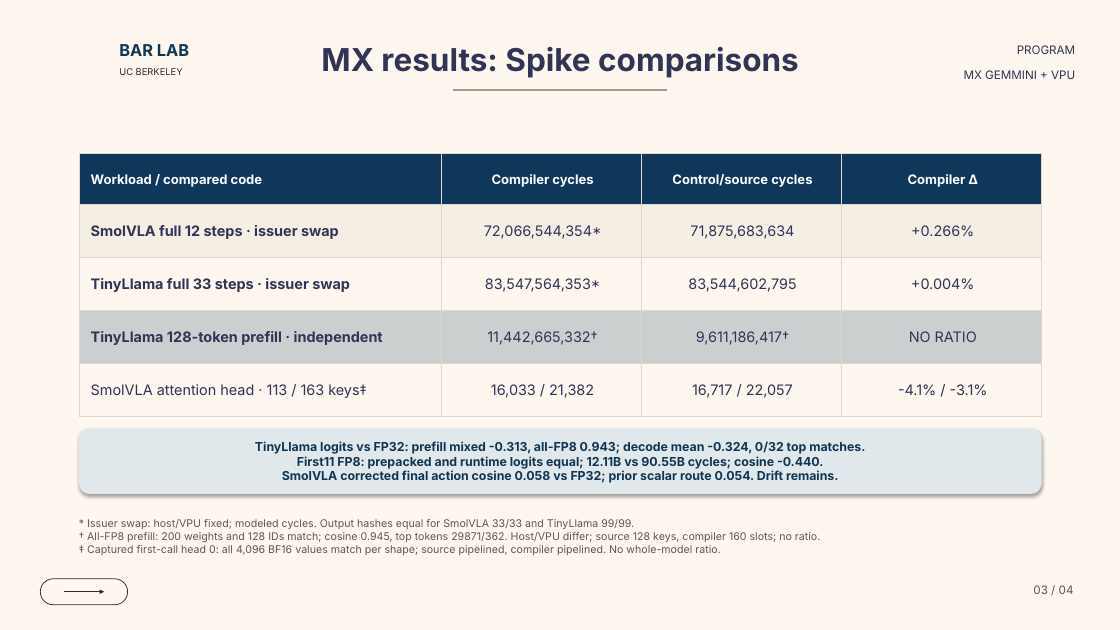
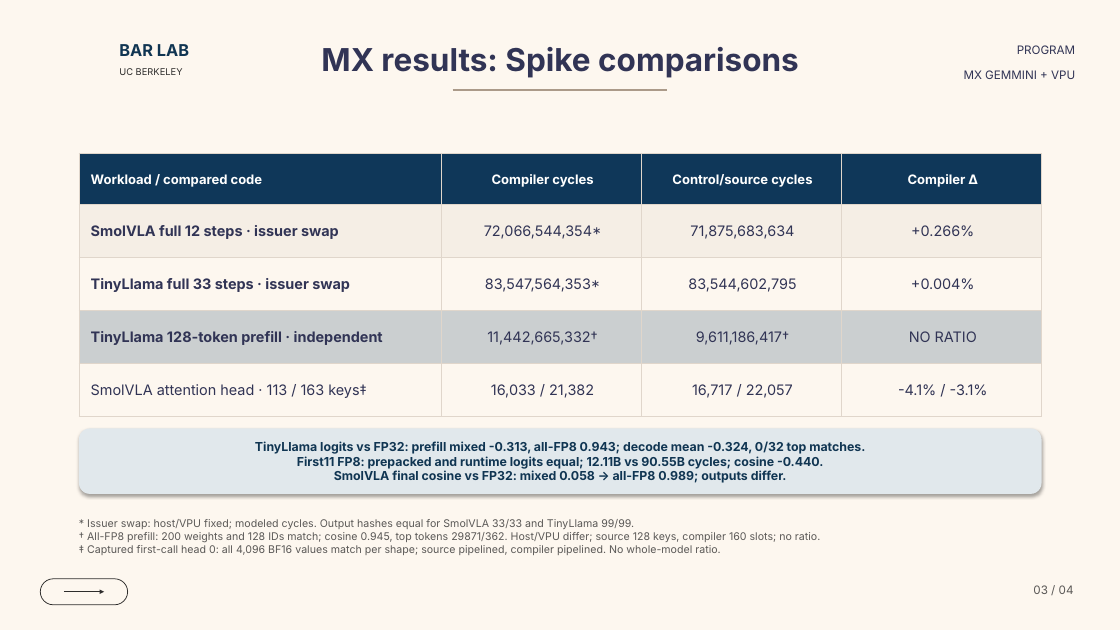
Before and after one commit to ucb-bar/mx-gemmini-mlir, a slide deck: slide 3 of docs/presentations/mx_gemmini_dialect_overview.pptx. Drawn at 1120x630 pixels with LibreOffice and Linux fonts; fonts in the diff are those of the drawing; background and template pictures are left out. Boxes give left, top, right and bottom in pixels: in the first picture for what was removed or moved away, otherwise in the second. Text is boxed around its words. In the diff, an @@ line names an element or a change of style, - is before the commit and + after.

Commit message:
Record all-FP8 SmolVLA full-session results

```diff
--- a/docs/presentations/mx_gemmini_dialect_overview.pptx
+++ b/docs/presentations/mx_gemmini_dialect_overview.pptx
@@ text in rounded rectangle at <box>334,470,787,483</box>: text changed @@
-SmolVLA corrected final action cosine 0.058 vs FP32; prior scalar route 0.054. Drift remains.
+SmolVLA final cosine vs FP32: mixed 0.058 → all-FP8 0.989; outputs differ.
```
Also in this commit, not shown: 40 other files.
